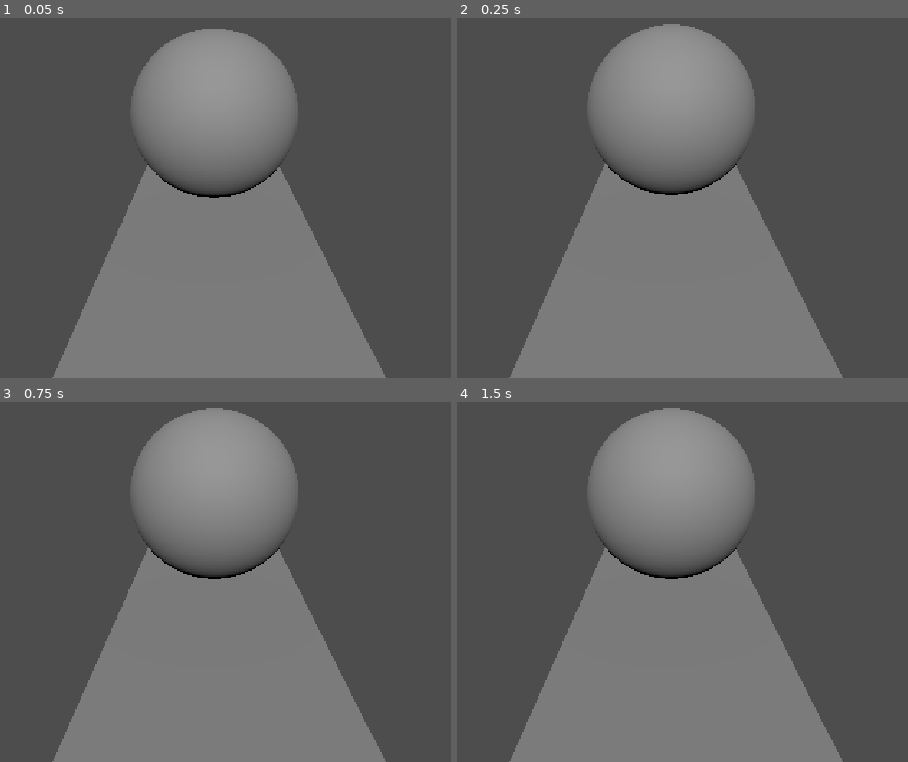
Above: before the commit, frames 1-4 (two rows, left to right).
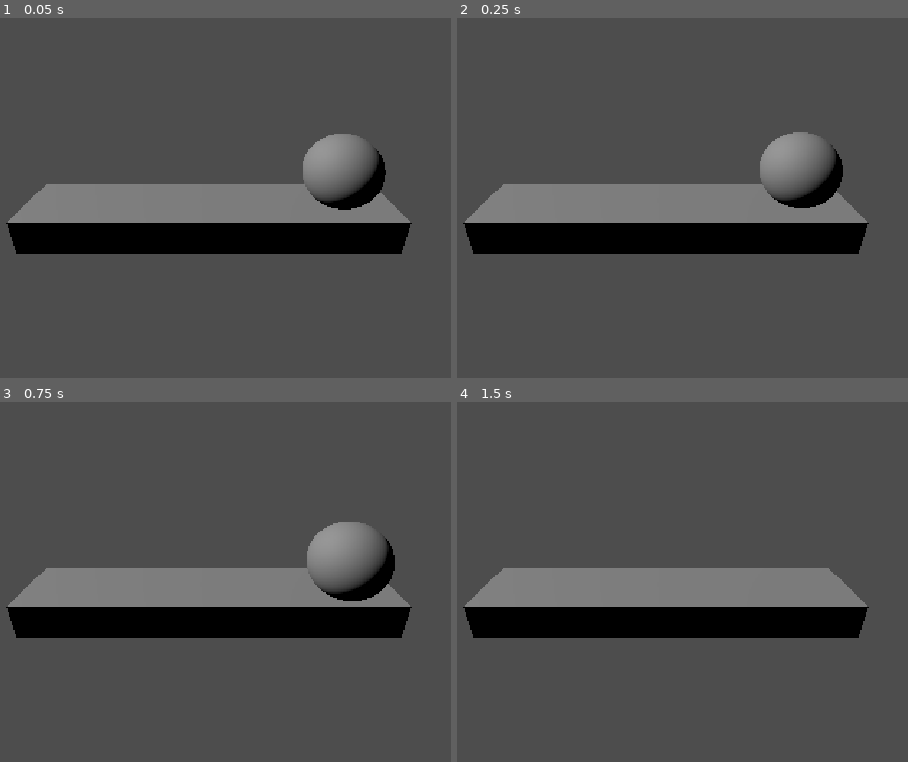
Above: after the commit, the same moments.

Repository: moisesc112/gnome-ball
Game: Godot game, scene res://scenes/levels/base_level.tscn
Same seed, same stepped clock (60 frames per second), same inputs: the game is played once before the commit and once after it.
Inputs:
- Up to frame 1 (0.05 s): no input
- Up to frame 2 (0.25 s): no input
- Up to frame 3 (0.75 s): tap Enter at 0.5 s; hold D (Move_Right, bound only after the commit) from 0.53 s (still down)
- Up to frame 4 (1.5 s): release D (Move_Right, bound only after the commit) at 1.28 s; hold S (Move_Backward, bound only after the commit) from 1.28 s (still down)

The runs differ from the first frame. In frame 1, 47% of the frame differs, in the area x 1-92%, y 3-100%; in frame 2, 47%, in the area x 1-92%, y 1-100%; in frame 3, 47%; in frame 4, 46%.

Commit message:
Added player movement

Diff:
--- a/project.godot
+++ b/project.godot
@@ -20,6 +20,29 @@
 window/stretch/mode="canvas_items"
 window/stretch/aspect="expand"
 
+[input]
+
+Move_Left={
+"deadzone": 0.2,
+"events": [Object(InputEventKey,"resource_local_to_scene":false,"resource_name":"","device":-1,"window_id":0,"alt_pressed":false,"shift_pressed":false,"ctrl_pressed":false,"meta_pressed":false,"pressed":false,"keycode":0,"physical_keycode":65,"key_label":0,"unicode":97,"location":0,"echo":false,"script":null)
+]
+}
+Move_Right={
+"deadzone": 0.2,
+"events": [Object(InputEventKey,"resource_local_to_scene":false,"resource_name":"","device":-1,"window_id":0,"alt_pressed":false,"shift_pressed":false,"ctrl_pressed":false,"meta_pressed":false,"pressed":false,"keycode":0,"physical_keycode":68,"key_label":0,"unicode":100,"location":0,"echo":false,"script":null)
+]
+}
+Move_Forward={
+"deadzone": 0.2,
+"events": [Object(InputEventKey,"resource_local_to_scene":false,"resource_name":"","device":-1,"window_id":0,"alt_pressed":false,"shift_pressed":false,"ctrl_pressed":false,"meta_pressed":false,"pressed":false,"keycode":0,"physical_keycode":87,"key_label":0,"unicode":119,"location":0,"echo":false,"script":null)
+]
+}
+Move_Backward={
+"deadzone": 0.2,
+"events": [Object(InputEventKey,"resource_local_to_scene":false,"resource_name":"","device":-1,"window_id":0,"alt_pressed":false,"shift_pressed":false,"ctrl_pressed":false,"meta_pressed":false,"pressed":false,"keycode":0,"physical_keycode":83,"key_label":0,"unicode":115,"location":0,"echo":false,"script":null)
+]
+}
+
 [physics]
 
 3d/physics_engine="Jolt Physics"
--- a/scenes/levels/base_level.tscn
+++ b/scenes/levels/base_level.tscn
@@ -25,7 +25,7 @@
 transform = Transform3D(1, 0, 0, 0, 1, 0, 0, 0, 1, 0, 0.68364704, -1.7587575)
 
 [node name="Camera3D" type="Camera3D" parent="." unique_id=1114574897]
-transform = Transform3D(1, 0, 0, 0, 0.9185301, 0.39535108, 0, -0.39535108, 0.9185301, -0.030289173, 1.2189498, 0)
+transform = Transform3D(-4.371139e-08, -0.39554554, 0.9184464, 0, 0.9184464, 0.39554554, -1, 1.7289844e-08, -4.0146567e-08, 3.482, 2.475, 0)
 
 [node name="DirectionalLight3D" type="DirectionalLight3D" parent="." unique_id=1920299976]
 transform = Transform3D(1, 0, 0, 0, 0.7281304, 0.68543863, 0, -0.68543863, 0.7281304, 0, 0, 0)
--- a/scenes/player/player.tscn
+++ b/scenes/player/player.tscn
@@ -1,10 +1,13 @@
 [gd_scene format=3 uid="uid://bafdbgunof2qt"]
+
+[ext_resource type="Script" uid="uid://d405yp65uneh" path="res://scripts/player/player.gd" id="1_8afob"]
 
 [sub_resource type="SphereMesh" id="SphereMesh_4bcl2"]
 
 [sub_resource type="SphereShape3D" id="SphereShape3D_sthun"]
 
 [node name="RigidBody3D" type="RigidBody3D" unique_id=120649697]
+script = ExtResource("1_8afob")
 
 [node name="MeshInstance3D" type="MeshInstance3D" parent="." unique_id=30297728]
 mesh = SubResource("SphereMesh_4bcl2")
--- /dev/null
+++ b/scripts/player.gd
@@ -0,0 +1,16 @@
+extends RigidBody3D
+
+@export var tilt_strength: float = 15.0
+
+# Called when the node enters the scene tree for the first time.
+func _ready() -> void:
+	pass # Replace with function body.
+
+# Called every frame. 'delta' is the elapsed time since the previous frame.
+func _process(delta: float) -> void:
+	pass
+
+func _physics_process(delta: float) -> void:
+	var input_dir := Input.get_vector("Move_Left", "Move_Right", "Move_Backward", "Move_Forward")
+	var gravity := Vector3(input_dir.x * tilt_strength, -9.8, input_dir.y * tilt_strength)
+	apply_central_force(gravity * mass)
--- /dev/null
+++ b/scripts/player/player.gd
@@ -0,0 +1,16 @@
+extends RigidBody3D
+
+@export var tilt_strength: float = 15.0
+
+# Called when the node enters the scene tree for the first time.
+func _ready() -> void:
+	pass # Replace with function body.
+
+# Called every frame. 'delta' is the elapsed time since the previous frame.
+func _process(delta: float) -> void:
+	pass
+
+func _physics_process(delta: float) -> void:
+	var input_dir := Input.get_vector("Move_Left", "Move_Right", "Move_Backward", "Move_Forward")
+	var gravity := Vector3(input_dir.x * tilt_strength, -9.8, input_dir.y * tilt_strength)
+	apply_central_force(gravity * mass)
Not shown, added: scripts/player.gd.uid
Not shown, added: scripts/player/player.gd.uid
